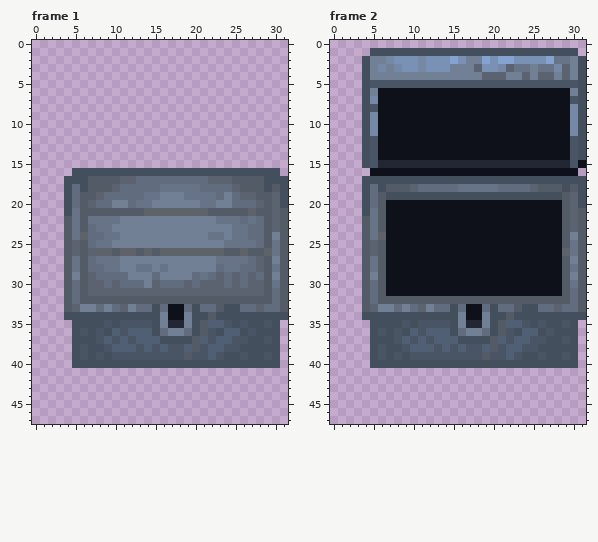
Edited in one commit: pixel-art file (Game Arts/Chest.ase). The picture above is the old version.
32x48 pixels, 2 frames. Colours within 5 levels of each other are drawn and written as one. Shown: frame 1, frame 2. The old version is drawn lined up with the new one.
Now the later version:
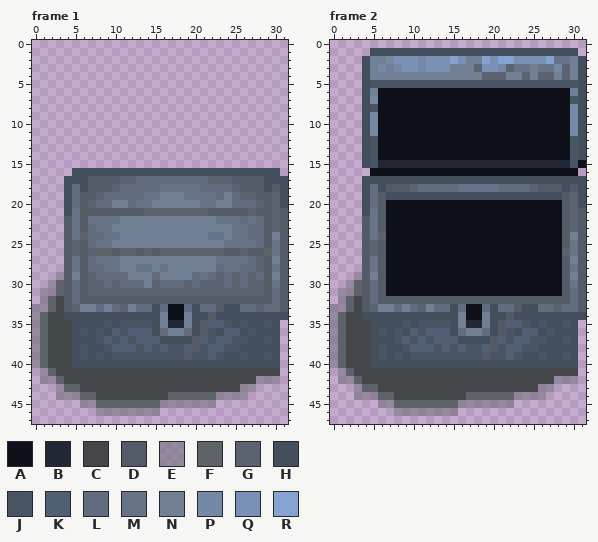
Palette (. is transparent): A #0f111a  B #232733  C #444649  D #525b66  E #5e626972  F #5e6269  G #5a636f  H #434f5d  J #495564  K #505f73  L #616d7e  M #677487  N #718095  P #7589a6  Q #7891b4  R #84a3d0
Change:
whole drawing moved by +2,-5 (the old picture is shown already moved)
Frame 1:
y 29: x 3 . -> E
y 30: x 2..3 .. -> EF
y 31: x 1..3 ... -> EEF
y 32: x 1..3 ... -> EFC
y 33: x 0..3 .... -> EEFC
y 34: x 0..3 .... -> EFCC
y 35..40: x 0..4 ..... -> EFCCC
y 41: x 1..30 .............................. -> EFCCCCCCCCCCCCCCCCCCCCCCCCCCCC
y 42: x 1..30 .............................. -> EEFCCCCCCCCCCCCCCCCCCCCCCCCEEE
y 43: x 3..27 ......................... -> EFFCCCCCCCCCCCCCCCCCCCCEE
y 44: x 3..26 ........................ -> EEEFFCCCCCCCCCFFFFFFEEEE
y 45: x 6..22 ................. -> EEFFFFFFFFEEEEEEE
y 46: x 8..15 ........ -> EEEEEEEE
Frame 2: the same change as frame 1
